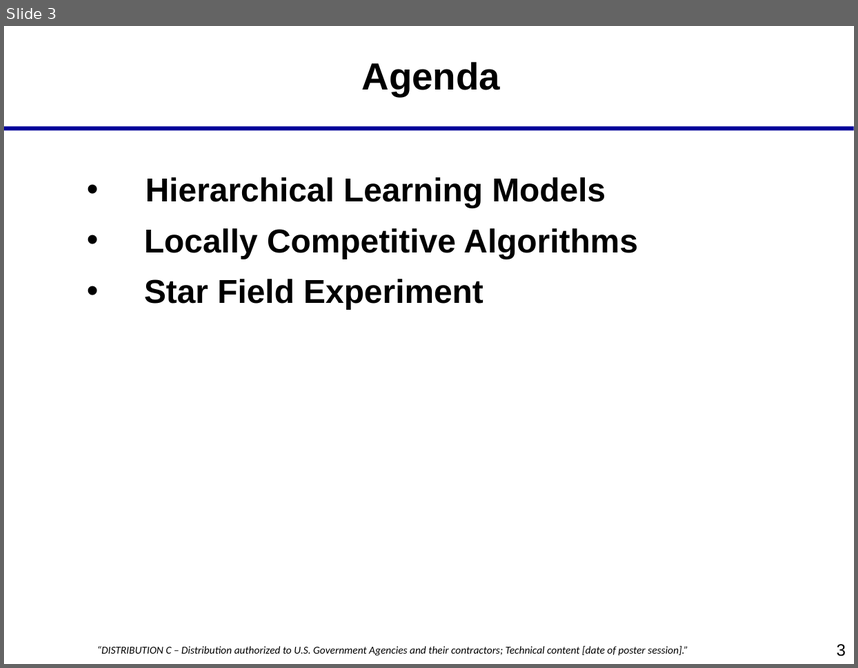
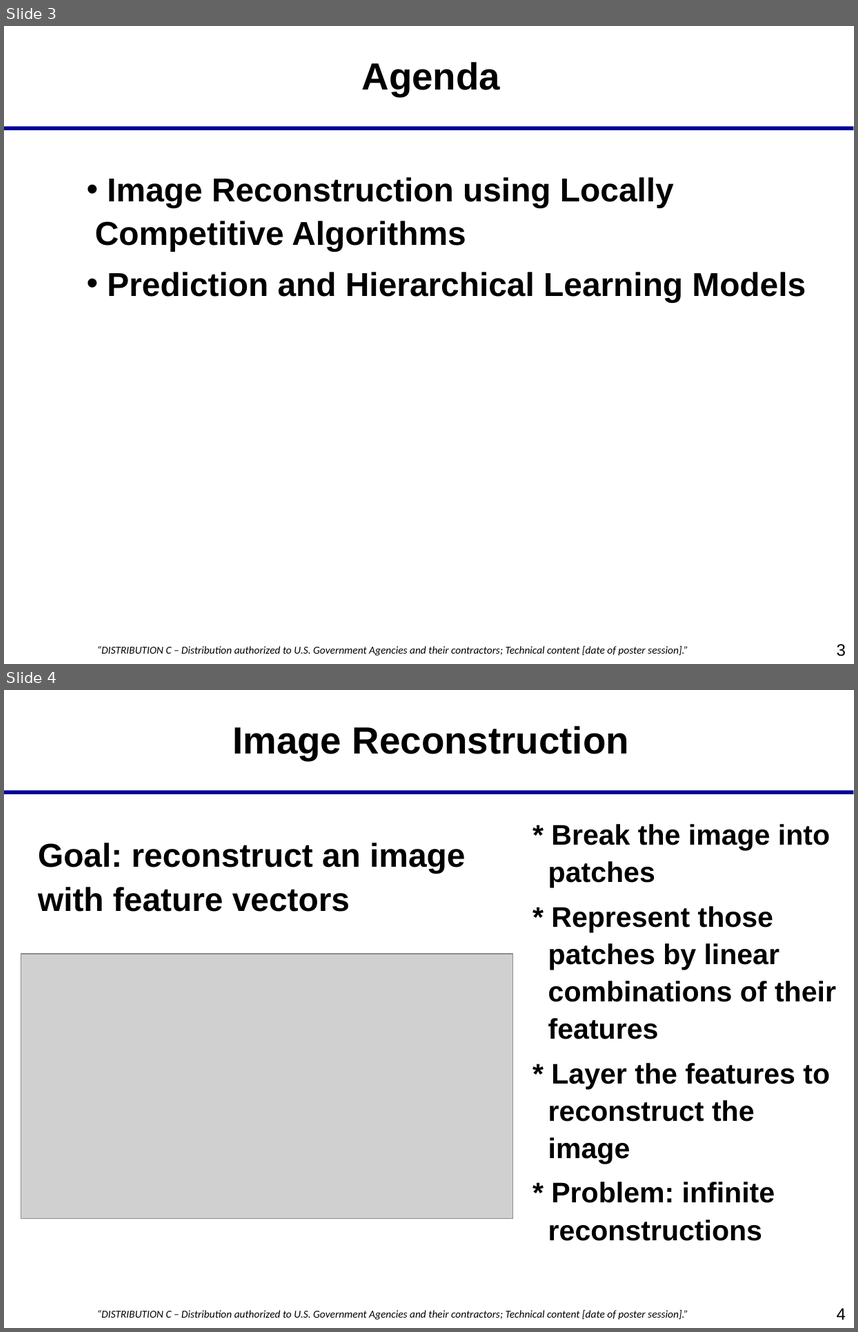
Before and after one commit to savannaos/Star-Field-Transformations, a slide deck: documents/starfields.ppt. Shown one above the other, each under a label of ours: slide 3 before the commit, slides 3 and 4 after it. The pictures are 858x668 and 858x1332 pixels, drawn with LibreOffice and Linux fonts; fonts in the diff are those of the drawing; grey boxes stand for pictures; background and template pictures are left out. Boxes give left, top, right and bottom in pixels: in the first picture for what was removed or moved away, otherwise in the second. Text is boxed around its words. In the diff, an @@ line names an element or a change of style, - is before the commit and + after.

```diff
--- a/documents/starfields.ppt
+++ b/documents/starfields.ppt
@@ slide 4 added at (4,690,854,1328), background #FFFFFF; not listed: 3 template elements that a slide beside it also shows @@
@@ text added at (232,726,629,760), 32 pt, text #000000, bold @@
+Image Reconstruction
@@ text added at (548,824,836,1241), 24 pt, text #000000, bold @@
+* Break the image into patches
+* Represent those patches by linear combinations of their features
+* Layer the features to reconstruct the image
+* Problem: infinite reconstructions
@@ text added at (38,842,465,911), 28 pt, text #000000, bold @@
+Goal: reconstruct an image with feature vectors
@@ picture added at (21,954,513,1218) @@
@@ slide 3 changed as well @@
@@ text at (95,177,806,302): text changed @@
-• Hierarchical Learning Models
-• Locally Competitive Algorithms
-• Star Field Experiment
+• Image Reconstruction using Locally Competitive Algorithms
+• Prediction and Hierarchical Learning Models
```
Also in this commit, not shown: 4 other slides changed, 1 other slide added, 1 slide removed.
